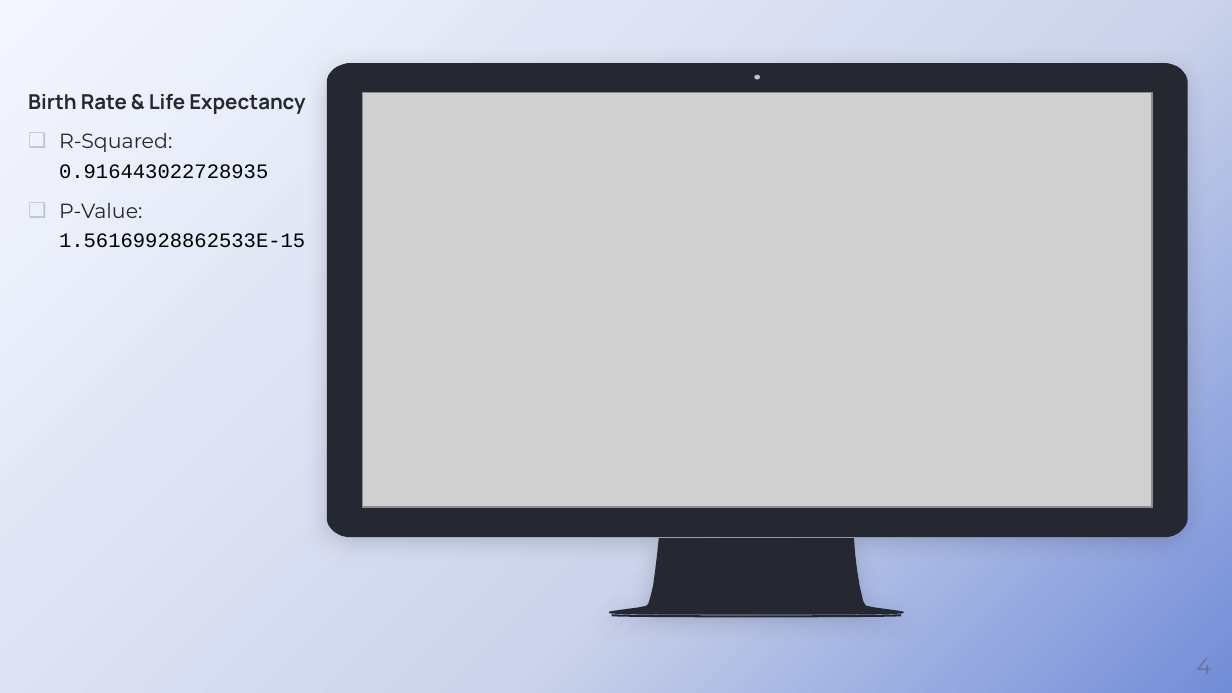
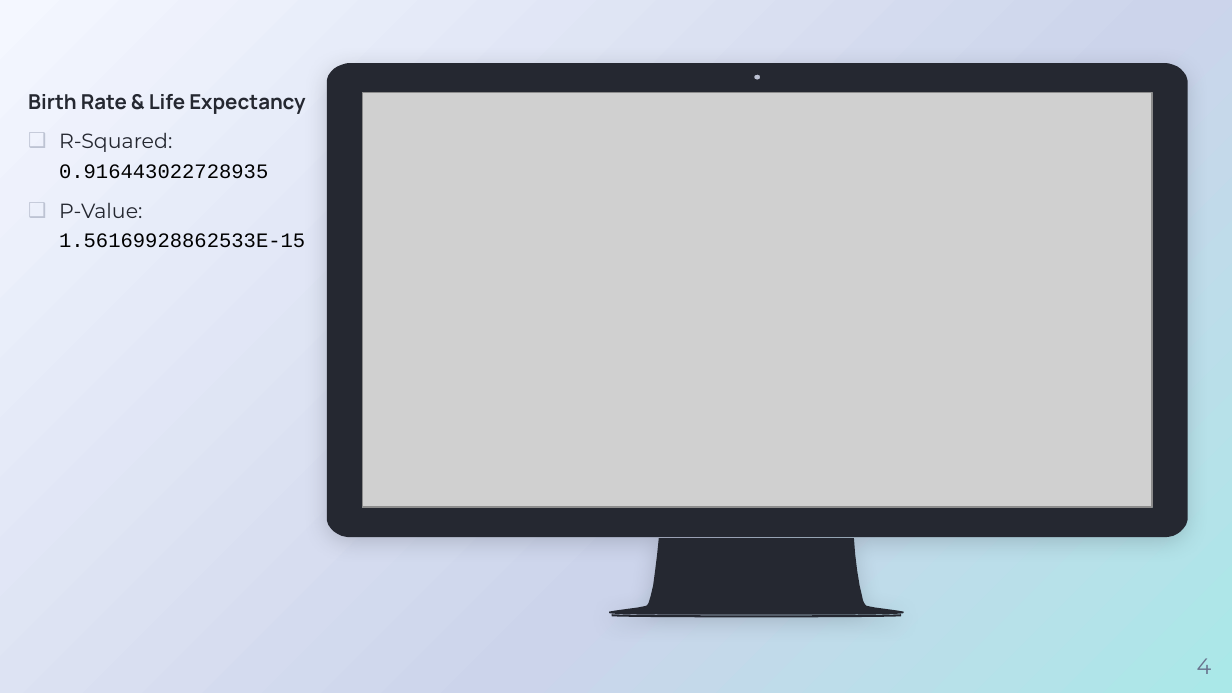
Before and after one commit to pwolanski7/LifeExpectancyProject, a slide deck: slide 4 of Presentation_Draft.pptx. Drawn at 1232x693 pixels with LibreOffice and Linux fonts; fonts in the diff are those of the drawing; grey boxes stand for pictures; background and template pictures are left out. Boxes give left, top, right and bottom in pixels: in the first picture for what was removed or moved away, otherwise in the second. Text is boxed around its words. In the diff, an @@ line names an element or a change of style, - is before the commit and + after.

```diff
--- a/Presentation_Draft.pptx
+++ b/Presentation_Draft.pptx
@@ background gradient #F4F7FF to #CCD4EB to #728CD8 to gradient #F4F7FF to #CCD4EB to #AAE8E8 @@
```
Also in this commit, not shown: 2 other slides changed, 12 slides added, 1 other file.
